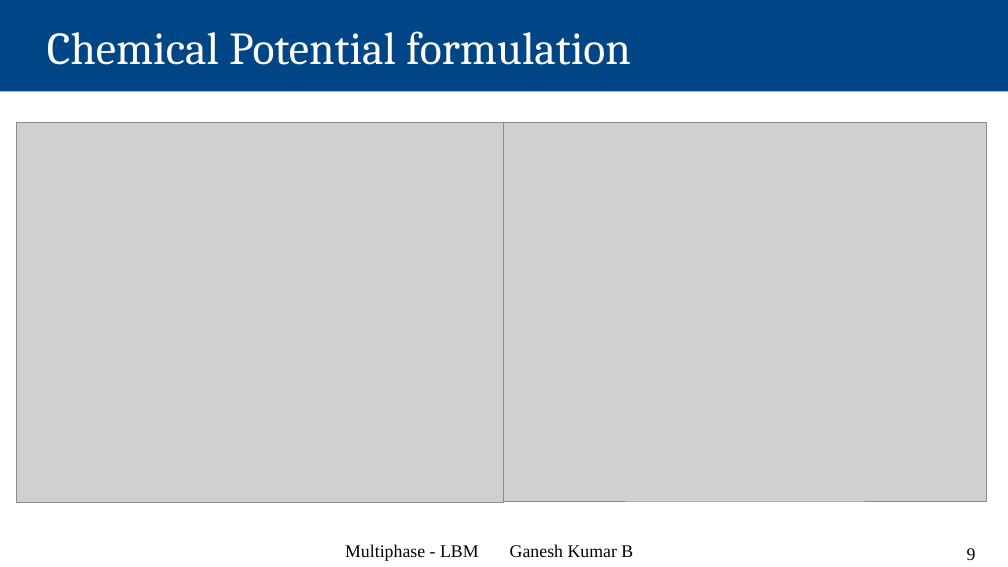
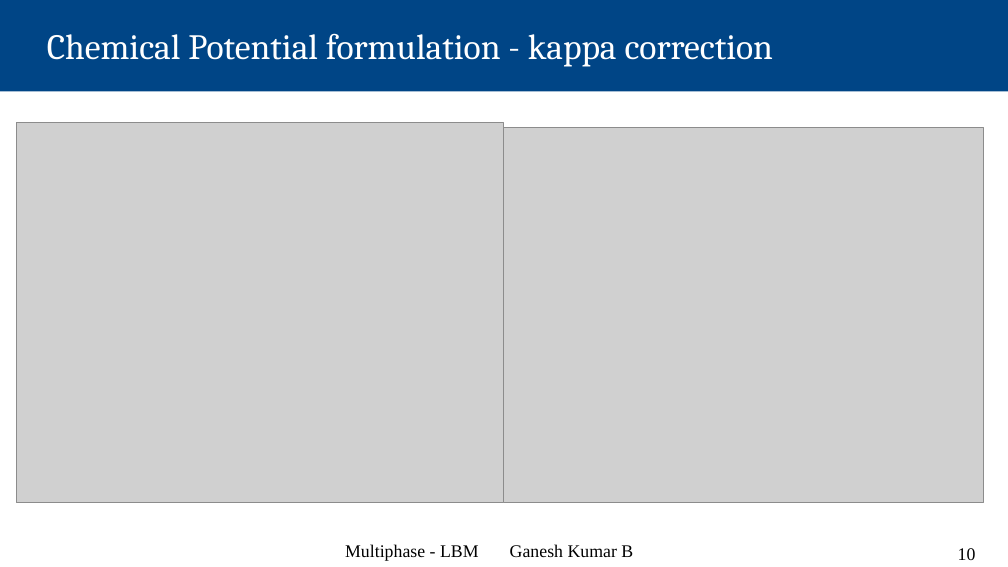
Before and after one commit to Ganesh-Kumar-B/multiphase_ppts, a slide deck: slide 10 of Multiphase_LBM.odp (slide 9 before the commit). Drawn at 1008x567 pixels with LibreOffice and Linux fonts; fonts in the diff are those of the drawing; grey boxes stand for pictures. Boxes give left, top, right and bottom in pixels: in the first picture for what was removed or moved away, otherwise in the second. Text is boxed around its words. In the diff, an @@ line names an element or a change of style, - is before the commit and + after.

```diff
--- a/Multiphase_LBM.odp
+++ b/Multiphase_LBM.odp
@@ title at bbox=[47, 33, 773, 67]: text changed; size 36 to 28 pt @@
-Chemical Potential formulation
+Chemical Potential formulation - kappa correction
@@ picture: place and size @@
-picture at bbox=[503, 123, 987, 501]
+picture at bbox=[503, 127, 983, 503]
@@ page number at bbox=[958, 548, 976, 560]: text changed @@
-9
+10
```
Also in this commit, not shown: 8 other slides changed, 1 slide added.
